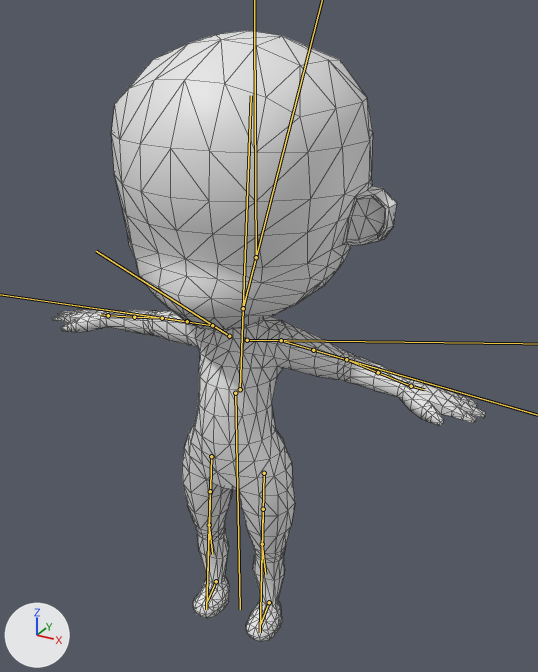
An edit to the glTF model assets/chibi_02_ex.gltf, drawn before and after from the same camera.
Rendered twice from a 50 mm lens placed at (0.59, -0.944, 1.075), pointed at (0.024, 0.084, 0.562). The axes (+X, +Y, +Z) are drawn at lower left. The lights are the same throughout. The bones that change are drawn over the model as lines. Mesh edges are drawn as thin lines.
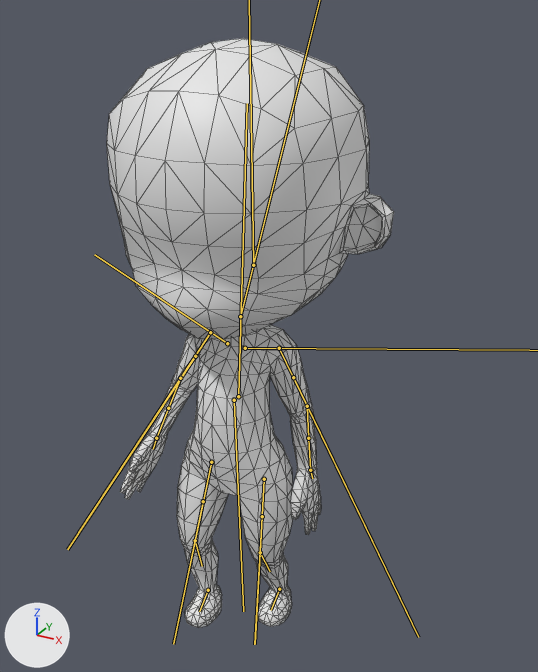
The newer file adds an action. The first version stands in its rest pose; the second is drawn at frame 1 of the action 'Animation'.

Changed parts and their boxes [x1, y1, x2, y2] in the pictures (538 x 672 px):
'Mesh', posed (34% narrower)
    before: [52, 30, 486, 641]
    after: [107, 38, 394, 628]
bone 'root.x', root to tip
    before: (235, 393) to (240, 609)
    after: (234, 400) to (243, 611)
bone 'foot.l', root to tip
    before: (269, 602) to (260, 624)
    after: (279, 589) to (271, 610)
bone 'thigh_twist.l', root to tip
    before: (264, 473) to (260, 631)
    after: (264, 479) to (255, 644)
bone 'foot.r', root to tip
    before: (216, 581) to (207, 602)
    after: (208, 590) to (199, 611)
bone 'thigh_twist.r', root to tip
    before: (211, 456) to (206, 609)
    after: (211, 462) to (173, 643)
bone 'spine_01.x', root to tip
    before: (240, 389) to (251, 95)
    after: (238, 396) to (247, 103)
bone 'shoulder.r', root to tip
    before: (229, 336) to (96, 251)
    after: (227, 343) to (94, 254)
bone 'leg_stretch.l', root to tip
    before: (262, 544) to (265, 574)
    after: (260, 552) to (270, 571)
bone 'leg_stretch.r', root to tip
    before: (209, 525) to (212, 554)
    after: (195, 540) to (202, 566)
bone 'thigh_stretch.l', root to tip
    before: (263, 509) to (260, 632)
    after: (262, 516) to (254, 644)
bone 'thigh_stretch.r', root to tip
    before: (210, 491) to (206, 609)
    after: (203, 501) to (173, 644)
bone 'forearm_stretch.l', root to tip
    before: (346, 359) to (378, 372)
    after: (307, 406) to (308, 438)
bone 'forearm_twist.l', root to tip
    before: (378, 372) to (411, 386)
    after: (308, 438) to (310, 470)
bone 'forearm_stretch.r', root to tip
    before: (162, 318) to (134, 317)
    after: (180, 378) to (168, 408)
bone 'forearm_twist.r', root to tip
    before: (134, 317) to (108, 315)
    after: (168, 408) to (156, 438)
bone 'hand.l', root to tip
    before: (411, 386) to (424, 389)
    after: (310, 470) to (312, 478)
bone 'hand.r', root to tip
    before: (108, 315) to (101, 314)
    after: (156, 438) to (153, 449)

The edits, one by one:
Bone 'root.x' (bone_root_x) moves from (0.0, 0.0, 0.0) to (0.0, 0.011, -0.006).
Bone 'root.x' (bone_root_x) turns from (0, 0, 0) to (2, 0, 0) degrees about its own x, y and z.
Bone 'root.x' (bone_root_x) is rescaled from (1.0, 1.0, 1.0) to (1.01, 1.01, 1.01).
Bone 'foot.l' (bone_foot_l) moves from (0.0, 0.0, 0.0) to (0.0, -0.033, -0.026).
Bone 'thigh_twist.l' (bone_thigh_twist_l) moves from (0.0, 0.0, 0.0) to (-0.001, 0.013, 0.0).
Bone 'thigh_twist.l' (bone_thigh_twist_l) turns from (0, 0, 0) to (0, 0, -3) degrees about its own x, y and z.
Bone 'thigh_twist.l' (bone_thigh_twist_l) is rescaled from (1.0, 1.0, 1.0) to (1.01, 1.01, 1.01).
Bone 'foot.r' (bone_foot_r) moves from (0.0, 0.0, 0.0) to (0.0, 0.022, 0.017).
Bone 'thigh_twist.r' (bone_thigh_twist_r) moves from (0.0, 0.0, 0.0) to (0.001, 0.013, 0.0).
Bone 'thigh_twist.r' (bone_thigh_twist_r) turns from (0, 0, 0) to (0, 0, 19) degrees about its own x, y and z.
Bone 'thigh_twist.r' (bone_thigh_twist_r) is rescaled from (1.0, 1.0, 1.0) to (1.01, 1.01, 1.01).
Bone 'spine_01.x' (bone_spine_01_x) moves from (0.0, 0.0, 0.0) to (0.0, -0.011, 0.004).
Bone 'spine_01.x' (bone_spine_01_x) turns from (0, 0, 0) to (1, 0, 0) degrees about its own x, y and z.
Bone 'neck.x' (bone_neck_x) moves from (0.0, 0.0, 0.0) to (0.0, -0.013, 0.001).
Bone 'neck.x' (bone_neck_x) turns from (0, 0, 0) to (1, 0, 0) degrees about its own x, y and z.
Bone 'shoulder.r' (bone_shoulder_r) moves from (0.0, 0.0, 0.0) to (-0.006, -0.003, -0.011).
Bone 'shoulder.r' (bone_shoulder_r) turns from (0, 0, 0) to (0, -1, 0) degrees about its own x, y and z.
Bone 'c_arm_twist_offset.r' (bone_c_arm_twist_offset_r) moves from (0.0, 0.0, 0.0) to (-0.007, 0.0, -0.01).
Bone 'c_arm_twist_offset.r' (bone_c_arm_twist_offset_r) turns from (0, 0, 0) to (-53, 8, 5) degrees about its own x, y and z.
Bone 'shoulder.l' (bone_shoulder_l) moves from (0.0, 0.0, 0.0) to (0.006, -0.003, -0.011).
Bone 'shoulder.l' (bone_shoulder_l) turns from (0, 0, 0) to (0, 1, 0) degrees about its own x, y and z.
Bone 'c_arm_twist_offset.l' (bone_c_arm_twist_offset_l) moves from (0.0, 0.0, 0.0) to (0.007, 0.001, -0.01).
Bone 'c_arm_twist_offset.l' (bone_c_arm_twist_offset_l) turns from (0, 0, 0) to (-60, 3, 7) degrees about its own x, y and z.
Bone 'head.x' (bone_head_x) moves from (0.0, 0.0, 0.0) to (0.0, -0.01, 0.009).
Bone 'head.x' (bone_head_x) turns from (0, 0, 0) to (1, 0, 0) degrees about its own x, y and z.
Bone 'leg_stretch.l' (bone_leg_stretch_l) moves from (0.0, 0.0, 0.0) to (0.01, 0.012, 0.0).
Bone 'leg_stretch.l' (bone_leg_stretch_l) turns from (0, 0, 0) to (0, 0, 19) degrees about its own x, y and z.
Bone 'leg_stretch.l' (bone_leg_stretch_l) is rescaled from (1.0, 1.0, 1.0) to (1.0, 1.01, 1.0).
Bone 'leg_stretch.r' (bone_leg_stretch_r) moves from (0.0, 0.0, 0.0) to (-0.047, -0.004, 0.0).
Bone 'leg_stretch.r' (bone_leg_stretch_r) turns from (0, 0, 0) to (0, 0, -7) degrees about its own x, y and z.
Bone 'leg_stretch.r' (bone_leg_stretch_r) is rescaled from (1.0, 1.0, 1.0) to (1.0, 1.01, 1.0).
Bone 'thigh_stretch.l' (bone_thigh_stretch_l) moves from (0.0, 0.0, 0.0) to (0.003, 0.014, 0.0).
Bone 'thigh_stretch.l' (bone_thigh_stretch_l) turns from (0, 0, 0) to (0, 0, -3) degrees about its own x, y and z.
Bone 'thigh_stretch.l' (bone_thigh_stretch_l) is rescaled from (1.0, 1.0, 1.0) to (1.0, 1.01, 1.0).
Bone 'thigh_stretch.r' (bone_thigh_stretch_r) moves from (0.0, 0.0, 0.0) to (-0.023, 0.009, 0.0).
Bone 'thigh_stretch.r' (bone_thigh_stretch_r) turns from (0, 0, 0) to (0, 0, 19) degrees about its own x, y and z.
Bone 'thigh_stretch.r' (bone_thigh_stretch_r) is rescaled from (1.0, 1.0, 1.0) to (1.0, 1.01, 1.0).
Bone 'arm_stretch.l' (bone_arm_stretch_l) moves from (0.0, 0.0, 0.0) to (0.002, -0.028, -0.06).
Bone 'arm_stretch.l' (bone_arm_stretch_l) turns from (0, 0, 0) to (-72, 25, -41) degrees about its own x, y and z.
Bone 'arm_stretch.r' (bone_arm_stretch_r) moves from (0.0, 0.0, 0.0) to (-0.016, -0.023, -0.056).
Bone 'arm_stretch.r' (bone_arm_stretch_r) turns from (0, 0, 0) to (-56, -17, 38) degrees about its own x, y and z.
Bone 'forearm_stretch.l' (bone_forearm_stretch_l) moves from (0.0, 0.0, 0.0) to (0.007, -0.056, -0.109).
Bone 'forearm_stretch.l' (bone_forearm_stretch_l) turns from (0, 0, 0) to (-74, 4, -36) degrees about its own x, y and z.
Bone 'forearm_twist.l' (bone_forearm_twist_l) turns from (0, 0, 0) to (0, -43, 0) degrees about its own x, y and z.
Bone 'forearm_stretch.r' (bone_forearm_stretch_r) moves from (0.0, 0.0, 0.0) to (-0.034, -0.04, -0.101).
Bone 'forearm_stretch.r' (bone_forearm_stretch_r) turns from (0, 0, 0) to (-57, 11, 44) degrees about its own x, y and z.
Bone 'forearm_twist.r' (bone_forearm_twist_r) turns from (0, 0, 0) to (0, 47, 0) degrees about its own x, y and z.
Bone 'hand.l' (bone_hand_l) moves from (0.0, 0.0, 0.0) to (-0.033, -0.13, -0.224).
Bone 'hand.l' (bone_hand_l) turns from (0, 0, 0) to (-75, 12, -7) degrees about its own x, y and z.
Bone 'hand.r' (bone_hand_r) moves from (0.0, 0.0, 0.0) to (-0.042, -0.137, -0.202).
Bone 'hand.r' (bone_hand_r) turns from (0, 0, 0) to (-76, 27, 16) degrees about its own x, y and z.
